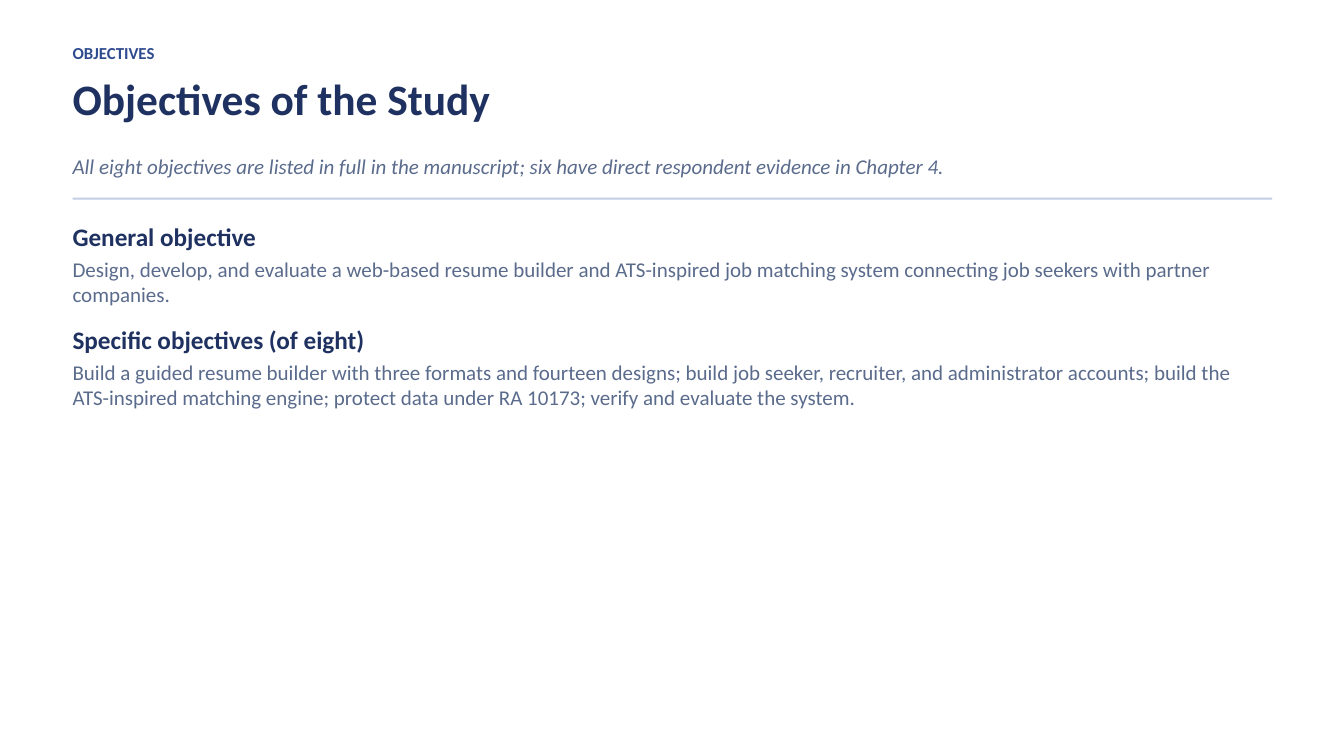
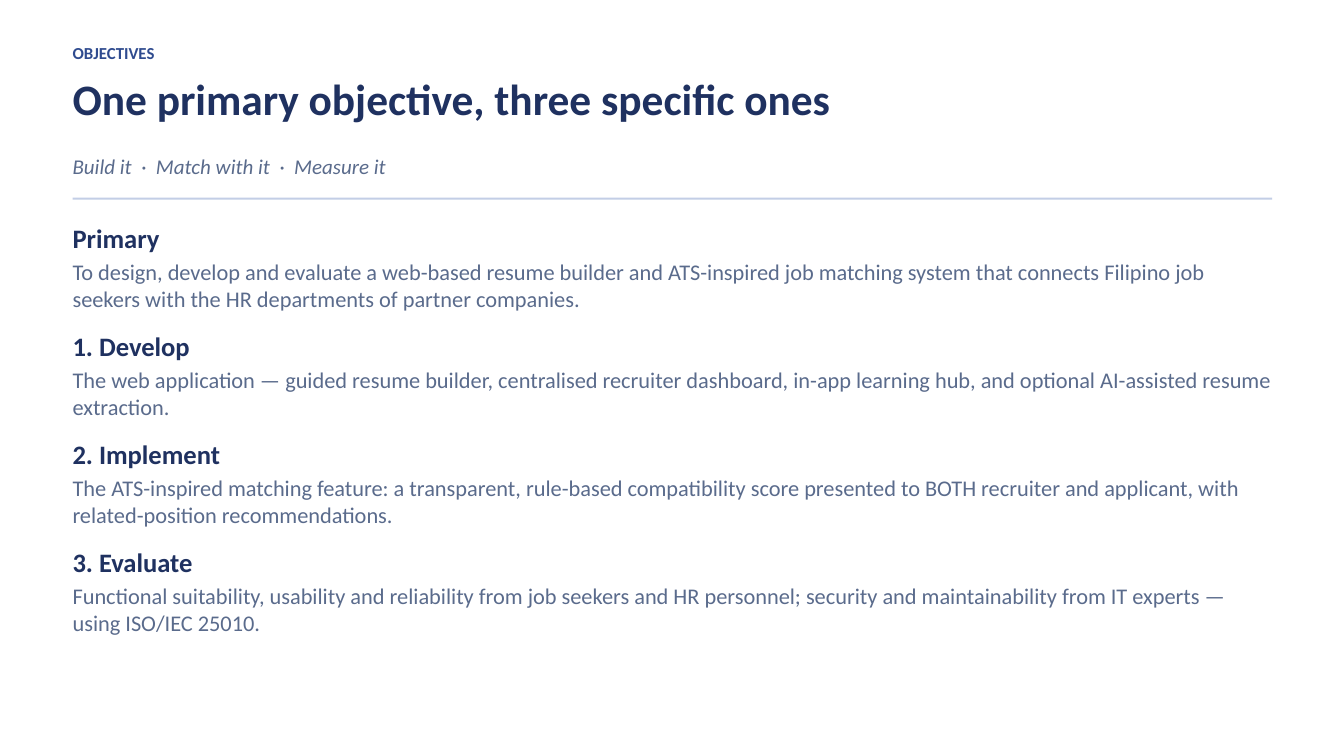
Before and after one commit to Talenss/CapstoneWebsite, a slide deck: slide 6 of 05_Website_Angular/docs/Linaw-PH-Defence-Presentation.pptx (slide 5 before the commit). Drawn at 1344x756 pixels with LibreOffice and Linux fonts; fonts in the diff are those of the drawing. Boxes give left, top, right and bottom in pixels: in the first picture for what was removed or moved away, otherwise in the second. Text is boxed around its words. In the diff, an @@ line names an element or a change of style, - is before the commit and + after.

```diff
--- a/05_Website_Angular/docs/Linaw-PH-Defence-Presentation.pptx
+++ b/05_Website_Angular/docs/Linaw-PH-Defence-Presentation.pptx
@@ text at <box>73,84,830,123</box>: text changed @@
-Objectives of the Study
+One primary objective, three specific ones
@@ text at <box>73,159,386,174</box>: text changed @@
-All eight objectives are listed in full in the manuscript; six have direct respondent evidence in Chapter 4.
+Build it · Match with it · Measure it
@@ text at <box>73,229,1270,635</box>: text changed; size 15 to 16 pt @@
-General objective
-Design, develop, and evaluate a web-based resume builder and ATS-inspired job matching system connecting job seekers with partner companies.
-Specific objectives (of eight)
-Build a guided resume builder with three formats and fourteen designs; build job seeker, recruiter, and administrator accounts; build the ATS-inspired matching engine; protect data under RA 10173; verify and evaluate the system.
+Primary
+To design, develop and evaluate a web-based resume builder and ATS-inspired job matching system that connects Filipino job seekers with the HR departments of partner companies.
+1. Develop
+The web application — guided resume builder, centralised recruiter dashboard, in-app learning hub, and optional AI-assisted resume extraction.
+2. Implement
+The ATS-inspired matching feature: a transparent, rule-based compatibility score presented to BOTH recruiter and applicant, with related-position recommendations.
+3. Evaluate
+Functional suitability, usability and reliability from job seekers and HR personnel; security and maintainability from IT experts — using ISO/IEC 25010.
```
Also in this commit, not shown: 4 other slides changed, 18 slides added, 18 slides removed, 5 other files.
